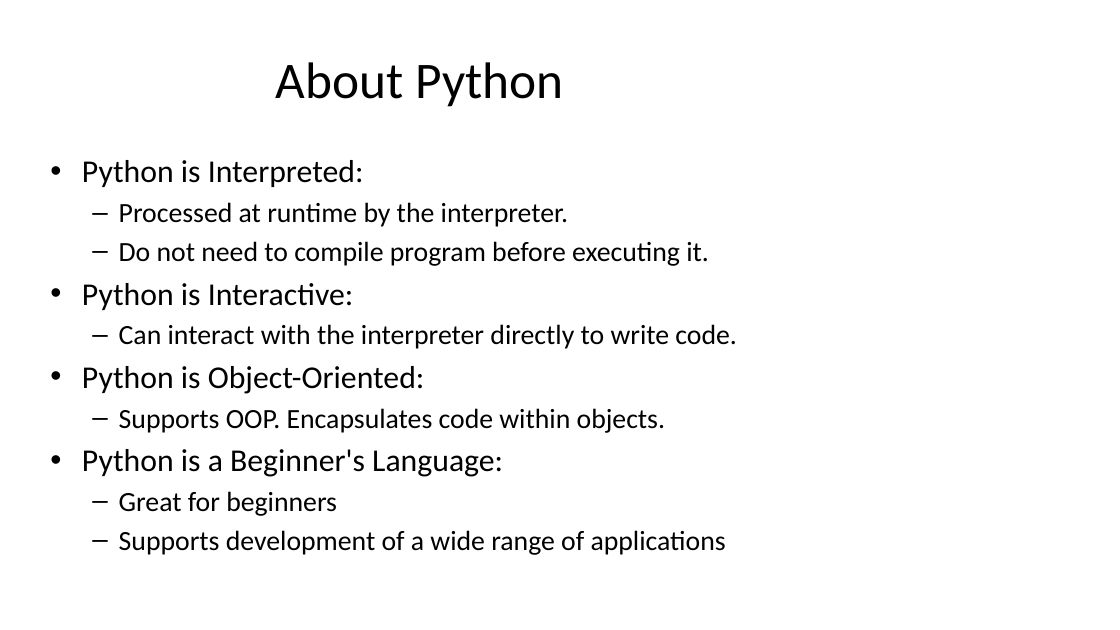
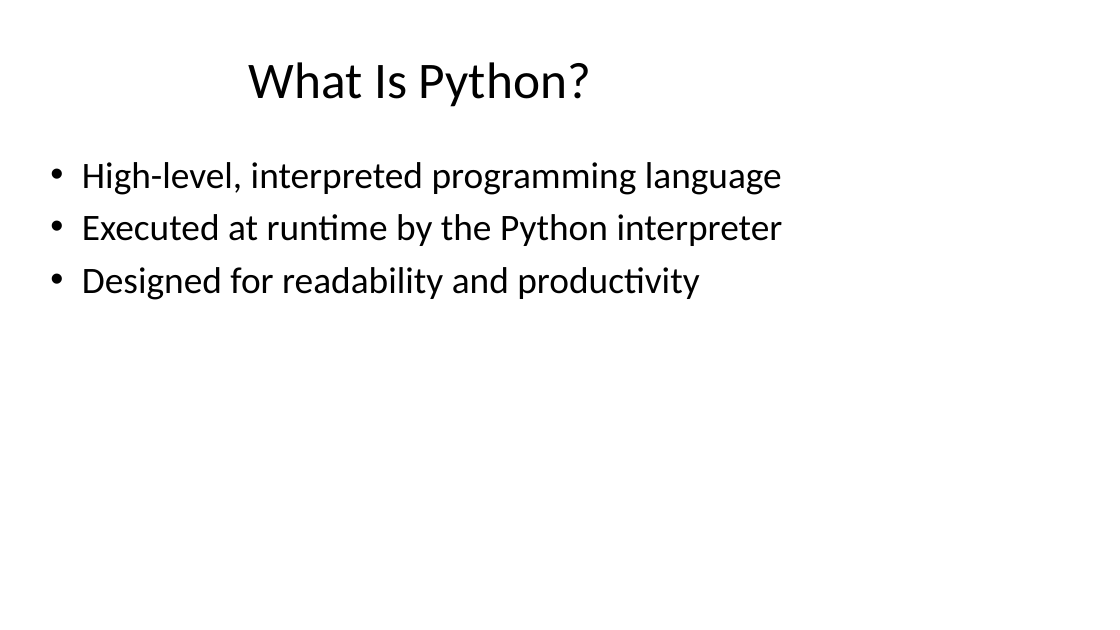
Before and after one commit to seanwhs/3-Day-Python-Crash-Course, a slide deck: slide 6 of Python_Crash_Course_2025.pptx (slide 3 before the commit). Drawn at 1120x630 pixels with LibreOffice and Linux fonts; fonts in the diff are those of the drawing. Boxes give left, top, right and bottom in pixels: in the first picture for what was removed or moved away, otherwise in the second. Text is boxed around its words. In the diff, an @@ line names an element or a change of style, - is before the commit and + after.

```diff
--- a/Python_Crash_Course_2025.pptx
+++ b/Python_Crash_Course_2025.pptx
@@ title at bbox=[249, 62, 591, 107]: text changed @@
-About Python
+What Is Python?
@@ text at bbox=[82, 162, 783, 300]: text changed; size 23.8 to 32 pt @@
-• Python is Interpreted:
-  – Processed at runtime by the interpreter.
-  – Do not need to compile program before executing it.
-• Python is Interactive:
-  – Can interact with the interpreter directly to write code.
-• Python is Object-Oriented:
-  – Supports OOP. Encapsulates code within objects.
-• Python is a Beginner's Language:
-  – Great for beginners
-  – Supports development of a wide range of applications
+• High-level, interpreted programming language
+• Executed at runtime by the Python interpreter
+• Designed for readability and productivity
```
Also in this commit, not shown: 32 other slides changed, 113 slides added, 3 slides removed.
